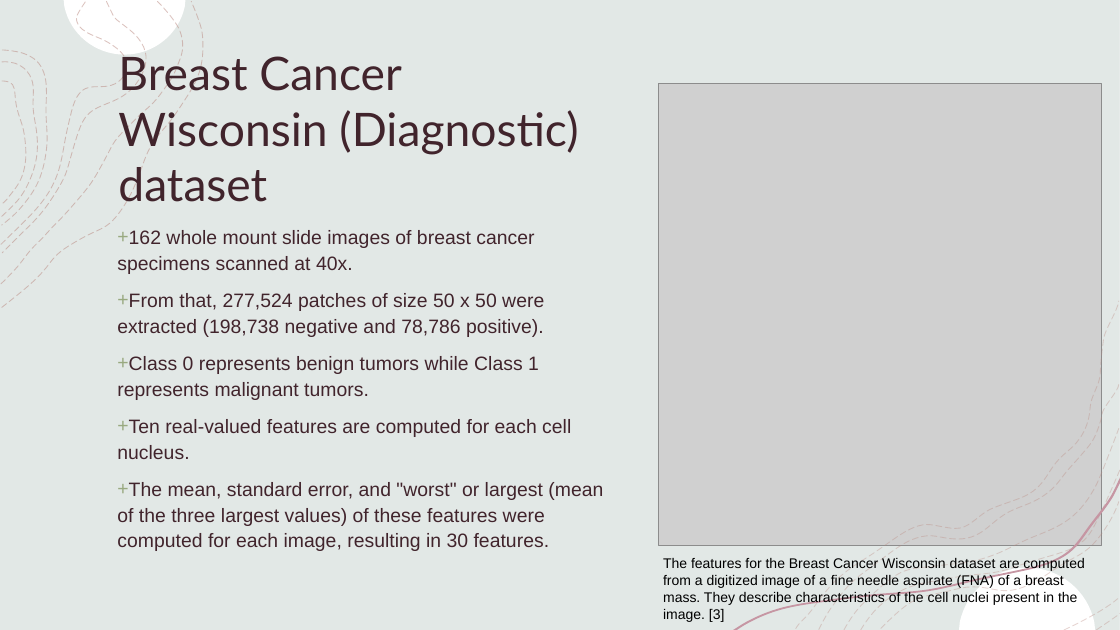
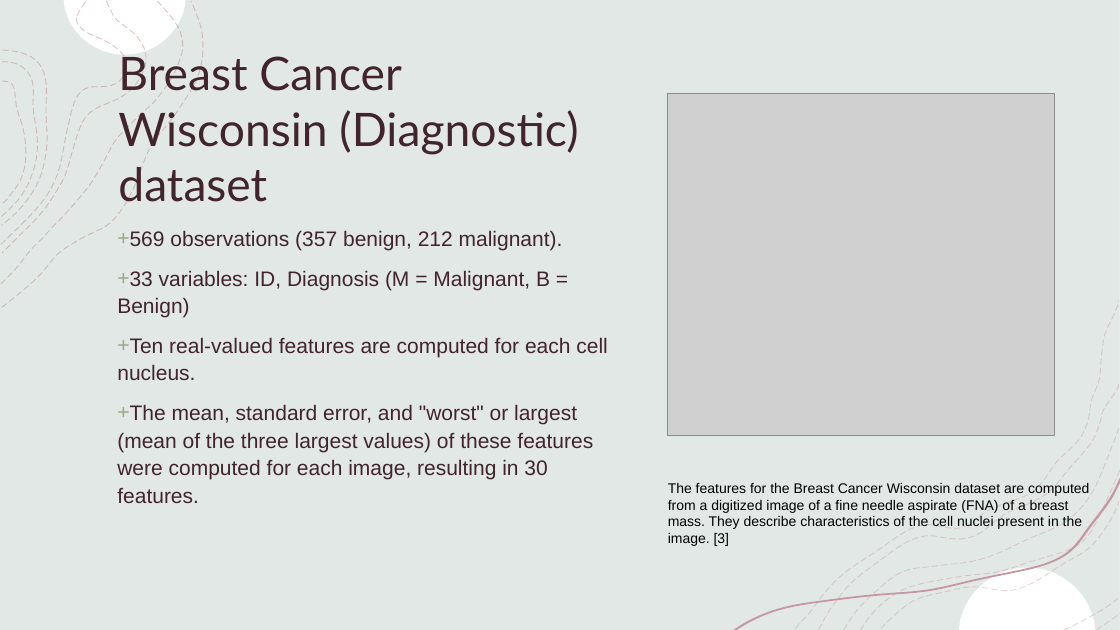
Before and after one commit to dkinneyBU/DSC680, a slide deck: slide 5 of Assignments/Week12/DKinney-Project 3 Presentation.pptx. Drawn at 1120x630 pixels with LibreOffice and Linux fonts; fonts in the diff are those of the drawing; grey boxes stand for pictures. Boxes give left, top, right and bottom in pixels: in the first picture for what was removed or moved away, otherwise in the second. Text is boxed around its words. In the diff, an @@ line names an element or a change of style, - is before the commit and + after.

```diff
--- a/Assignments/Week12/DKinney-Project 3 Presentation.pptx
+++ b/Assignments/Week12/DKinney-Project 3 Presentation.pptx
@@ picture resized from (x1=659, y1=84, x2=1102, y2=546) to (x1=667, y1=94, x2=1054, y2=436) @@
@@ text at (x1=117, y1=230, x2=563, y2=318): text changed; size 16.6 to 18 pt @@
-+ 162 whole mount slide images of breast cancer specimens scanned at 40x.
-+ From that, 277,524 patches of size 50 x 50 were extracted (198,738 negative and 78,786 positive).
-+ Class 0 represents benign tumors while Class 1 represents malignant tumors.
++ 569 observations (357 benign, 212 malignant).
++ 33 variables: ID, Diagnosis (M = Malignant, B = Benign)
@@ text at (x1=117, y1=337, x2=607, y2=503): size 16.6 to 18 pt in "Ten real-valued features are computed for each ...", "The mean, standard error, and "worst" or ..." @@
@@ text "The features for the Breast ..." moved from (x1=663, y1=557, x2=1084, y2=622) to (x1=668, y1=483, x2=1089, y2=546) @@
```
Also in this commit, not shown: 1 other file.
